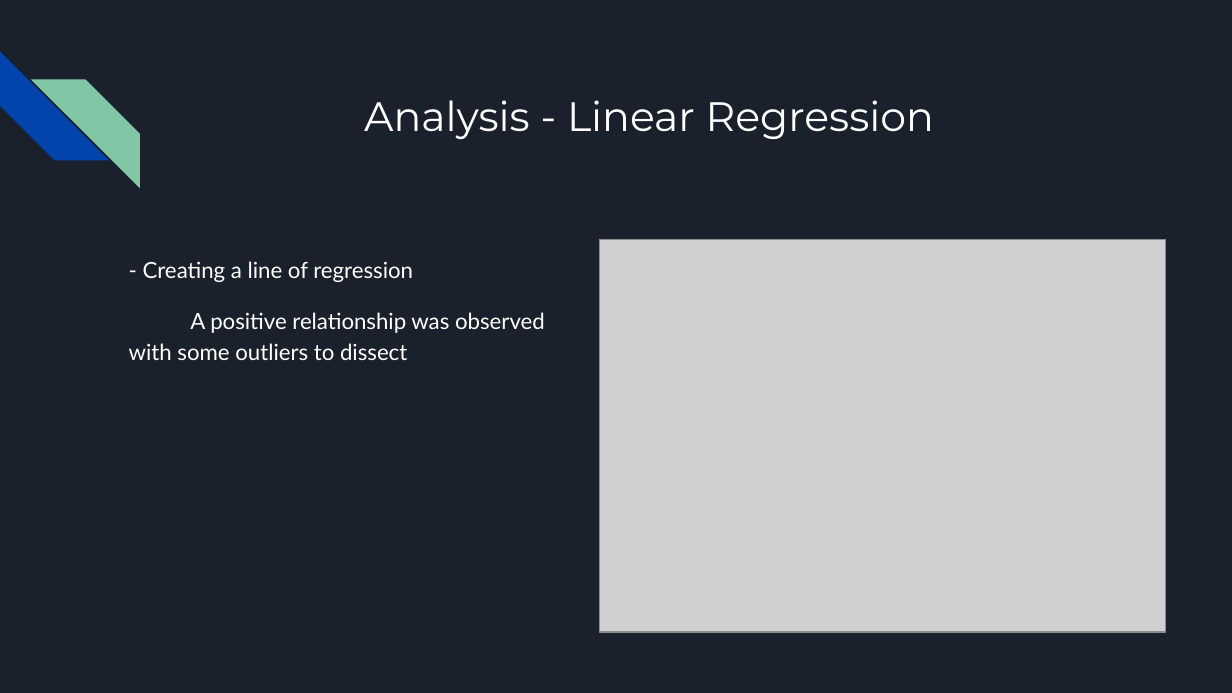
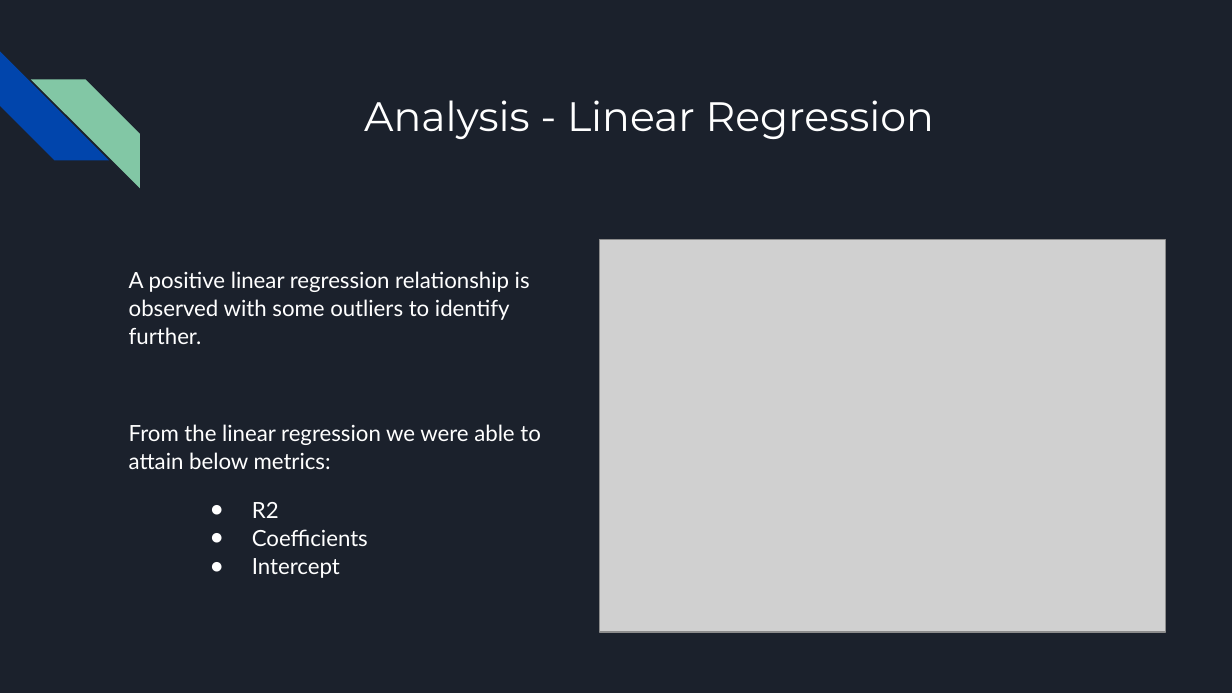
Before and after one commit to VickyCarlson/PCI_Growth, a slide deck: slide 7 of Effect of Educational Attainment on per Capita Growth by State.pptx. Drawn at 1232x693 pixels with LibreOffice and Linux fonts; fonts in the diff are those of the drawing; grey boxes stand for pictures. Boxes give left, top, right and bottom in pixels: in the first picture for what was removed or moved away, otherwise in the second. Text is boxed around its words. In the diff, an @@ line names an element or a change of style, - is before the commit and + after.

```diff
--- a/Effect of Educational Attainment on per Capita Growth by State.pptx
+++ b/Effect of Educational Attainment on per Capita Growth by State.pptx
@@ text "A positive linear regression relationship ..." at (129,271,541,578): vertical alignment top to middle @@
@@ text at (129,271,541,578): text changed @@
-- Creating a line of regression
-A positive relationship was observed with some outliers to dissect
+A positive linear regression relationship is observed with some outliers to identify further.
+From the linear regression we were able to attain below metrics:
+● R2
+● Coefficients
+● Intercept
```
Also in this commit, not shown: 4 other slides changed, 4 slides added.
